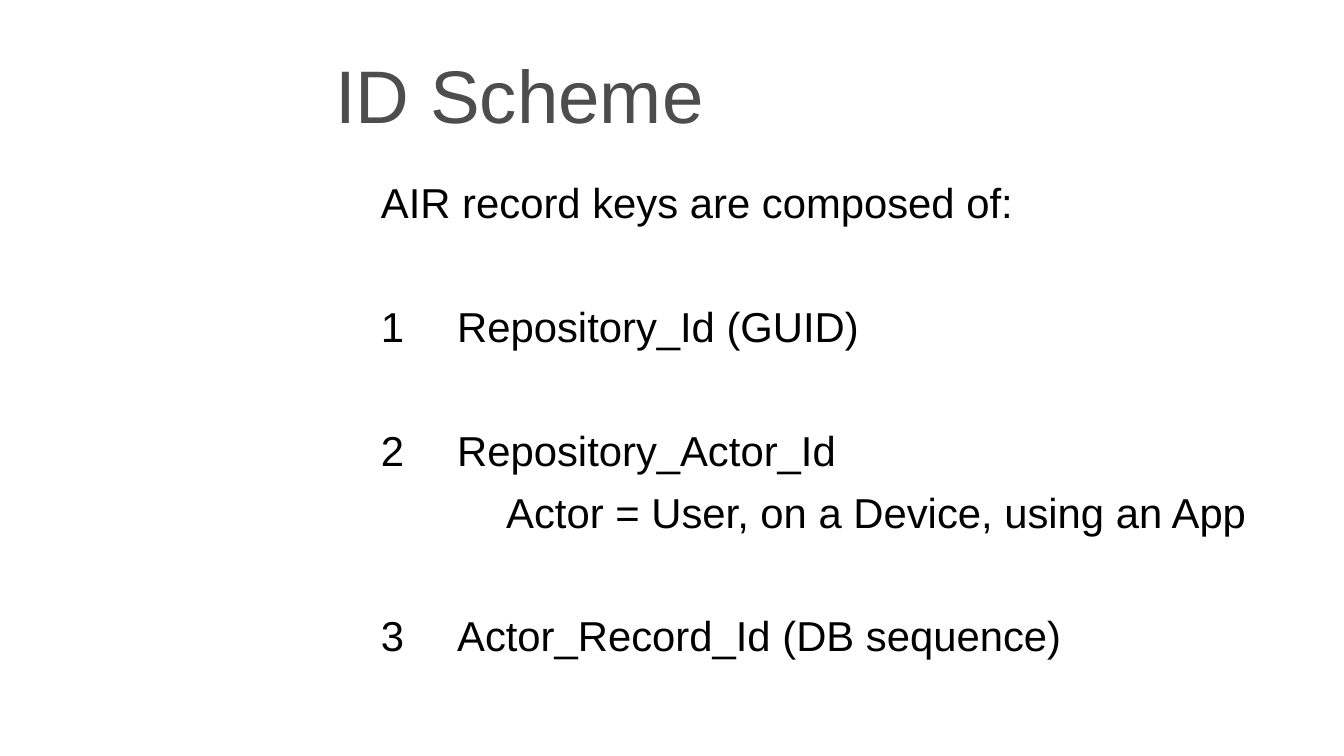
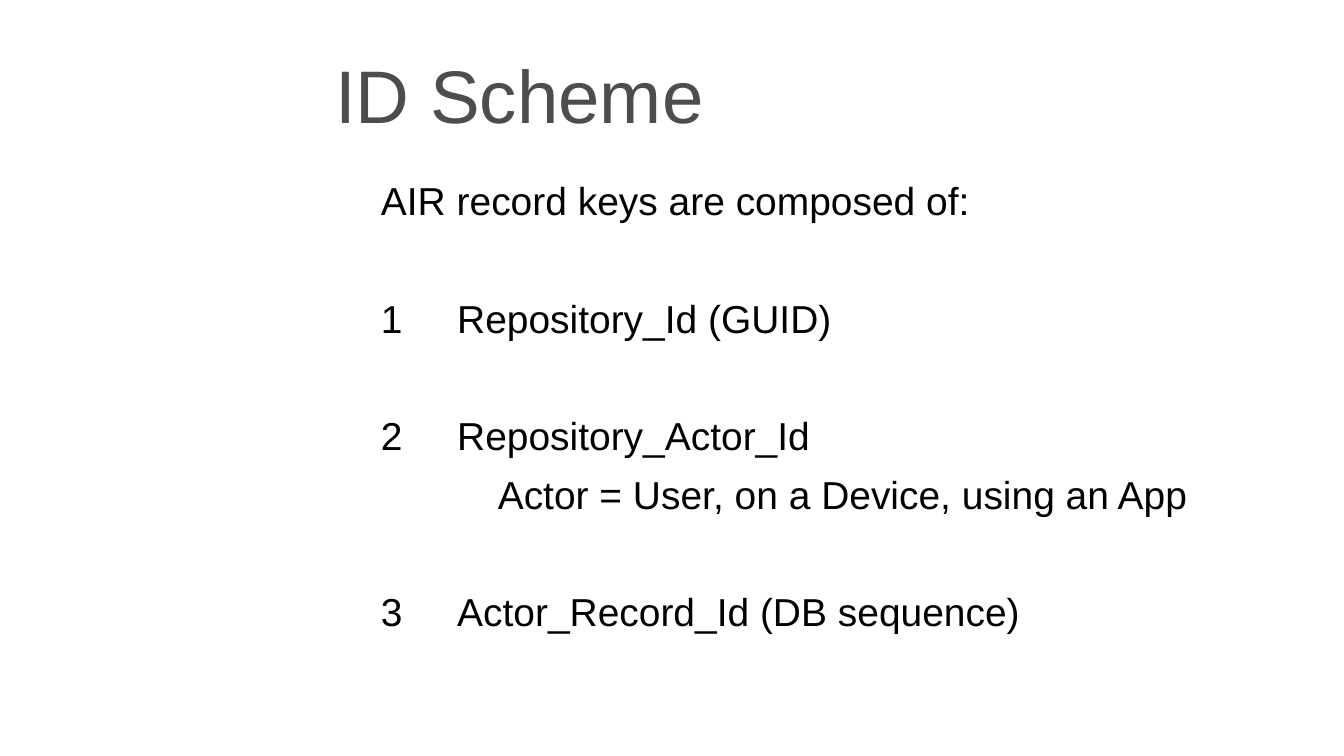
Before and after one commit to beyond-decentralized/beyond-decentralized.world, a slide deck: slide 6 of dist/public/presentations/Beyond Decentralized Technology Overview.pptx. Drawn at 1344x756 pixels with LibreOffice and Linux fonts; fonts in the diff are those of the drawing; background and template pictures are left out. Boxes give left, top, right and bottom in pixels: in the first picture for what was removed or moved away, otherwise in the second. Text is boxed around its words. In the diff, an @@ line names an element or a change of style, - is before the commit and + after.

```diff
--- a/dist/public/presentations/Beyond Decentralized Technology Overview.pptx
+++ b/dist/public/presentations/Beyond Decentralized Technology Overview.pptx
@@ text "AIR record keys are composed ..." at [381, 186, 1187, 633]: size 24.6 to 23 pt @@
```
Also in this commit, not shown: 16 other slides changed, 1 slide added, 1 slide removed, 58 other files.
